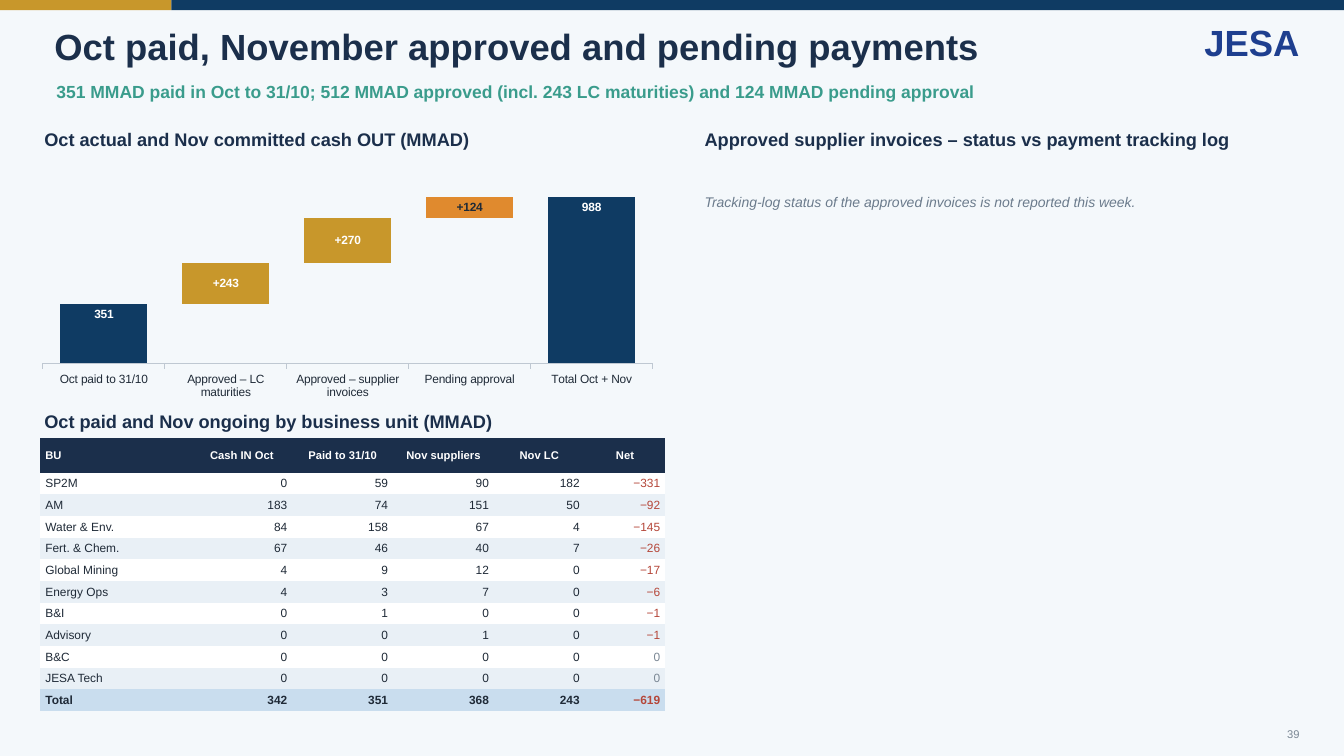
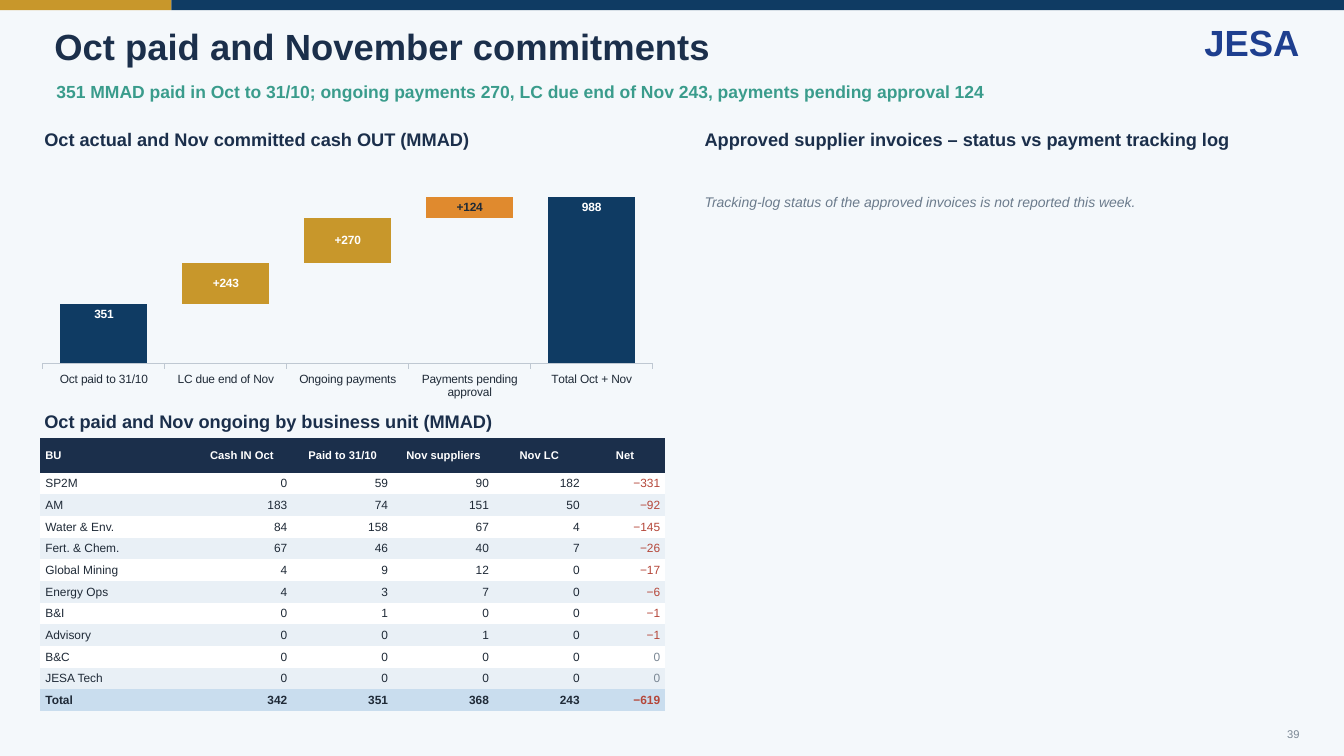
Before and after one commit to cherkaouihassan-art/Skills-Repo, a slide deck: slide 39 of weekly-ar-cash-deck/output/JESA_AR_Cash_Position_Nov_W3_2026-11-18.pptx. Drawn at 1344x756 pixels with LibreOffice and Linux fonts; fonts in the diff are those of the drawing. Boxes give left, top, right and bottom in pixels: in the first picture for what was removed or moved away, otherwise in the second. Text is boxed around its words. In the diff, an @@ line names an element or a change of style, - is before the commit and + after.

```diff
--- a/weekly-ar-cash-deck/output/JESA_AR_Cash_Position_Nov_W3_2026-11-18.pptx
+++ b/weekly-ar-cash-deck/output/JESA_AR_Cash_Position_Nov_W3_2026-11-18.pptx
@@ text at [54, 33, 710, 68]: text changed @@
-Oct paid, November approved and pending payments
+Oct paid and November commitments
@@ text at [56, 85, 984, 102]: text changed @@
-351 MMAD paid in Oct to 31/10; 512 MMAD approved (incl. 243 LC maturities) and 124 MMAD pending approval
+351 MMAD paid in Oct to 31/10; ongoing payments 270, LC due end of Nov 243, payments pending approval 124
@@ column stacked chart at [30, 156, 665, 403] @@
-categories: Oct paid to 31/10, Approved – LC maturities, Approved – supplier invoices, Pending approval, Total Oct + Nov
+categories: Oct paid to 31/10, LC due end of Nov, Ongoing payments, Payments pending approval, Total Oct + Nov
```
Also in this commit, not shown: 4 other slides changed, 6 other files.
